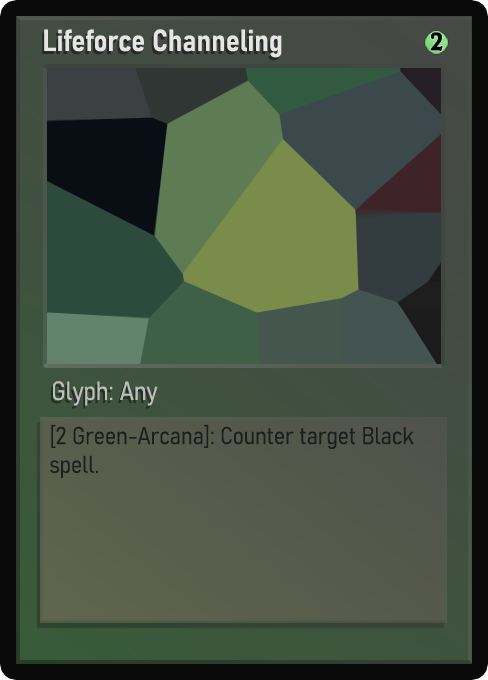
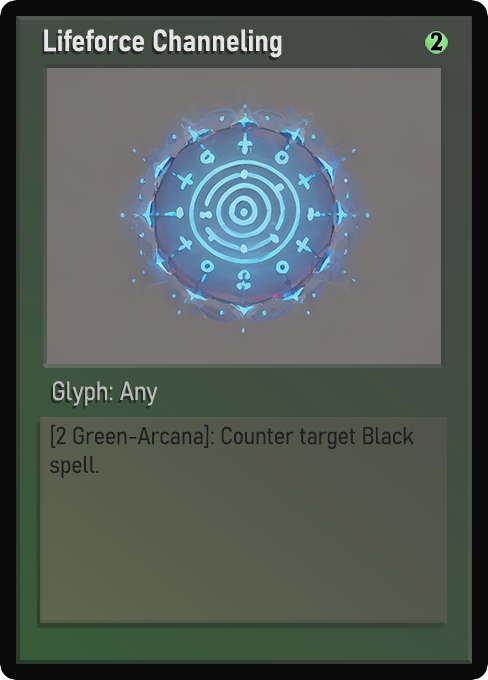
Layered file, before and after one edit (488x680). Changes by layer:
painted on "Name" over [44,30,281,57]
painted on "Class" over [53,383,152,406]
painted on "Desc_norm" over [50,426,402,478]
painted on "Artwork" over [47,68,441,364]
